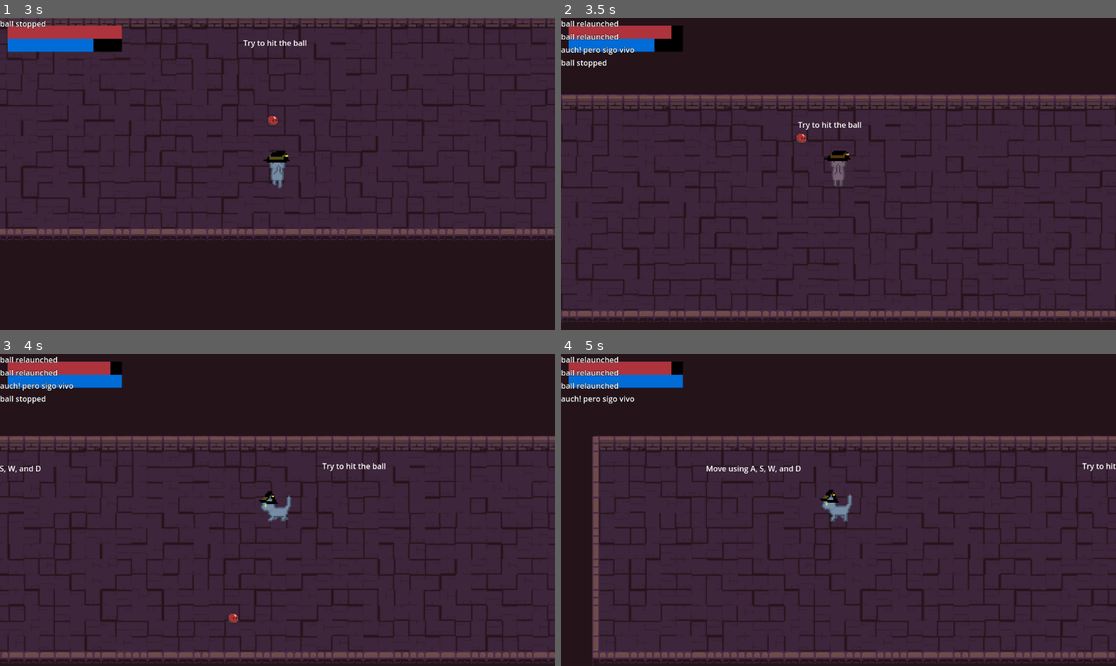
Above: before the commit, frames 1-4 (two rows, left to right).
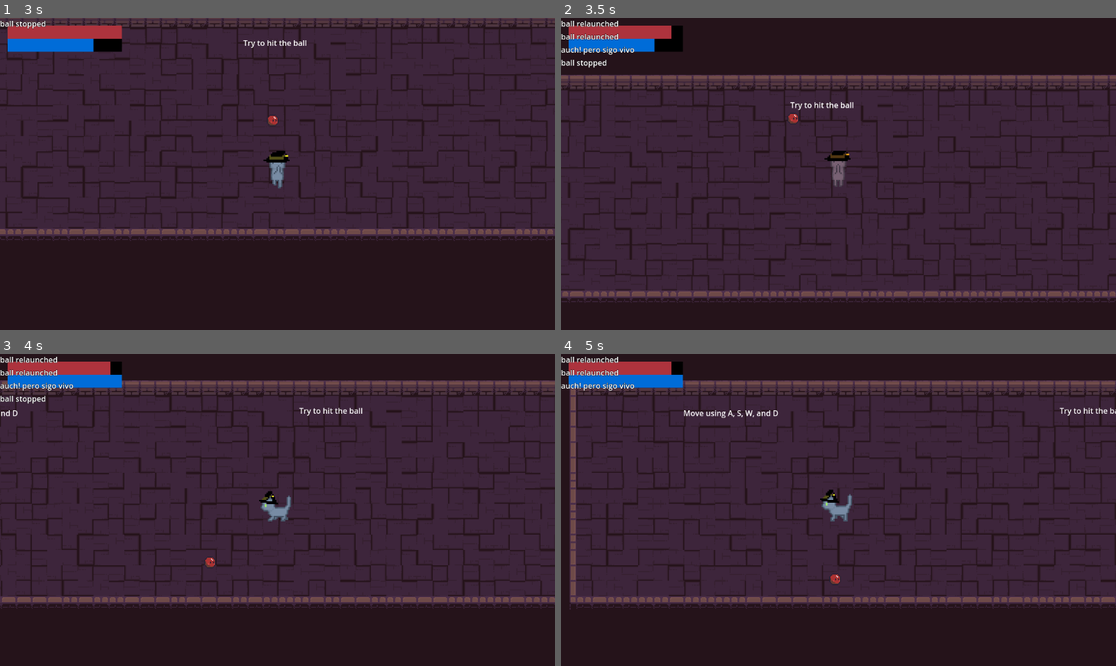
Above: after the commit, the same moments.

Repository: pablocoop/CC5408-Proyecto
Game: Godot game, scene res://scenes/main.tscn
The game is run twice, just before and just after one commit, with the same random seed, the same clock (stepped at 60 frames per second) and the same inputs.
Inputs (mouse positions are in pixels of both pictures, inside the frame that each line leads up to):
- Up to frame 1 (3 s): tap Enter at 0.5 s; move the mouse to (399, 158) at 0.52 s; hold D (move_right) 0.53-1.28 s; tap Space (attack) at 0.6, 1.35, 2.3, 2.85 s; move the mouse to (166, 189) at 1.27 s; hold S (move_down) 1.28-2.03 s; move the mouse to (333, 105) at 2.02 s; hold D (move_right) 2.03-2.78 s; hold Right mouse button (run) 2.03-2.78 s; move the mouse to (249, 236) at 2.77 s; hold W (move_up) from 2.78 s (still down)
- Up to frame 2 (3.5 s): keep holding W (move_up)
- Up to frame 3 (4 s): move the mouse to (444, 556) at 3.52 s; release W (move_up) at 3.53 s; hold A (move_left) from 3.53 s (still down); tap Space (attack) at 3.6 s
- Up to frame 4 (5 s): keep holding A (move_left); move the mouse to (672, 463) at 4.27 s; right-click (672, 463) at 4.35 s; tap Space (attack) at 4.55 s

Frame 1 is identical in both runs. In frame 2, 21% of the frame differs, in the area x 0-100%, y 18-98%; in frame 3, 37%; in frame 4, 39%, in the area x 0-100%, y 8-100%.

Commit message:
knockback change

Diff:
--- a/scenes/ball.gd
+++ b/scenes/ball.gd
@@ -75,9 +75,9 @@
 		var impulse_strength = 1
 		var final_direction: Vector2
 		if is_attack_hitbox:
-			impulse_strength = launch_speed * 0.2  # Golpe fuerte del ataque
+			impulse_strength = launch_speed * 1  # Golpe fuerte del ataque
 		else:
-			impulse_strength = launch_speed * 2  # Rebote débil por colisión
+			impulse_strength = launch_speed * 0.5  # Rebote débil por colisión
 
 		if hitbox.has_method("get_direction"):
 			final_direction = hitbox.get_direction()
--- a/scenes/player.gd
+++ b/scenes/player.gd
@@ -117,7 +117,7 @@
 		knockback_timer -= delta
 		velocity += knockback_vector
 		# Puedes agregar amortiguación si quieres que el empuje disminuya gradualmente
-		knockback_vector *= 0.9  # opcional
+		#knockback_vector *= 0.9  # opcional
 	else:
 		knockback_vector = Vector2.ZERO
 
--- a/scenes/skeleton.tscn
+++ b/scenes/skeleton.tscn
@@ -20,7 +20,7 @@
 
 [sub_resource type="CapsuleShape2D" id="CapsuleShape2D_i0f3v"]
 radius = 4.0
-height = 16.0
+height = 14.0
 
 [sub_resource type="AnimationNodeAnimation" id="AnimationNodeAnimation_w4hcs"]
 animation = &"attack"
@@ -375,6 +375,7 @@
 debug_color = Color(0.311415, 0.626461, 7.70092e-07, 0.42)
 
 [node name="CollisionShape2D" type="CollisionShape2D" parent="."]
+position = Vector2(0, 1)
 shape = SubResource("CapsuleShape2D_i0f3v")
 
 [node name="AnimationTree" type="AnimationTree" parent="."]
